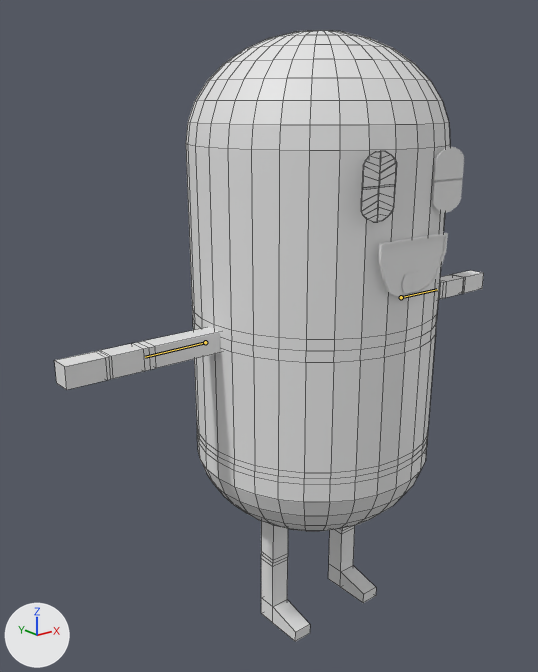
The FBX model Assets/Models/Player/Player.fbx: old version first, new version second.
One viewpoint serves both versions: a 50 mm lens placed at (-2.0, -2.2, 2.2), pointed at (-0.14, 0.12, 1.27). The lights are fixed; the arrows at lower left show +X, +Y and +Z. The first picture is the older version. The bones that change are drawn over the model as lines. Mesh edges are drawn as thin lines on the coarser meshes.

In view in the first picture: 'Body', 'LeftArm', 'LeftEye', 'LeftLeg', 'Mouth', 'RightArm', 'RightEye', 'RightLeg' and 1 more.
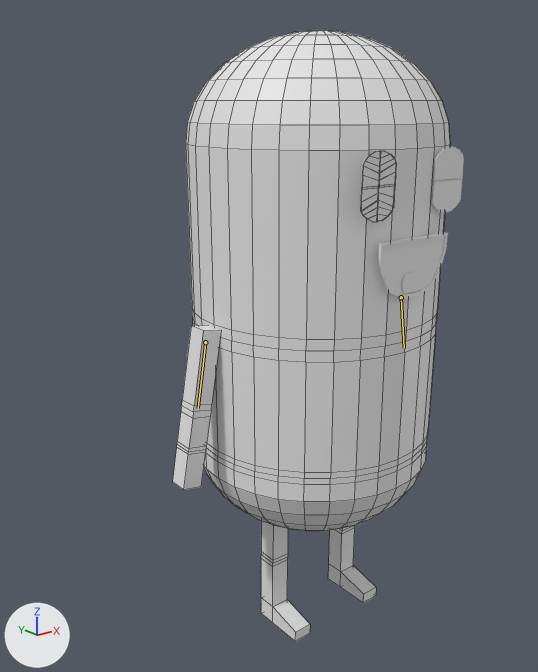
The newer file adds an action. The first version stands in its rest pose; the second is drawn at frame 21 of the action 'Armature|ArmatureAction.003'.

What differs and where, as boxes [x1, y1, x2, y2] in the pictures (538 x 672 px):
'LeftArm', posed (71% narrower, 159% taller): before [55, 327, 221, 390]; after [173, 325, 220, 490]
'RightArm', posed (not visible afterwards): before [438, 270, 484, 300]
bone 'UpperArm.L', root to tip: before (401, 297) to (437, 289); after (401, 297) to (404, 348)
bone 'UpperArm.R', root to tip: before (205, 342) to (145, 357); after (205, 342) to (198, 408)

The edits, one by one:
Bone 'UpperArm.L' (bone_upperarm_l) turns from (0, 0, 0) to (0, 0, -80) degrees about its own x, y and z.
Bone 'UpperArm.R' (bone_upperarm_r) turns from (0, 0, 0) to (0, 0, 80) degrees about its own x, y and z.
